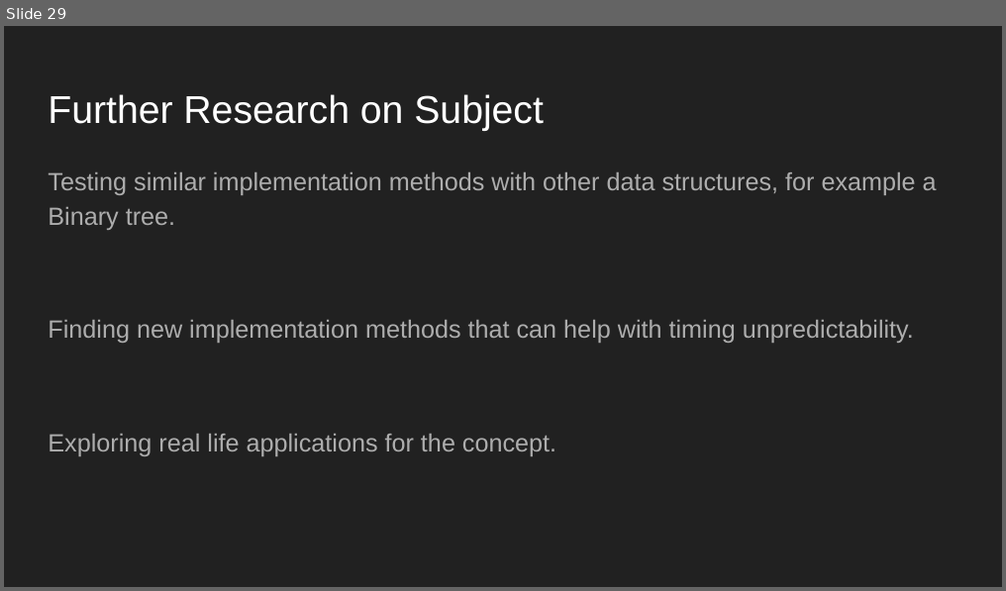
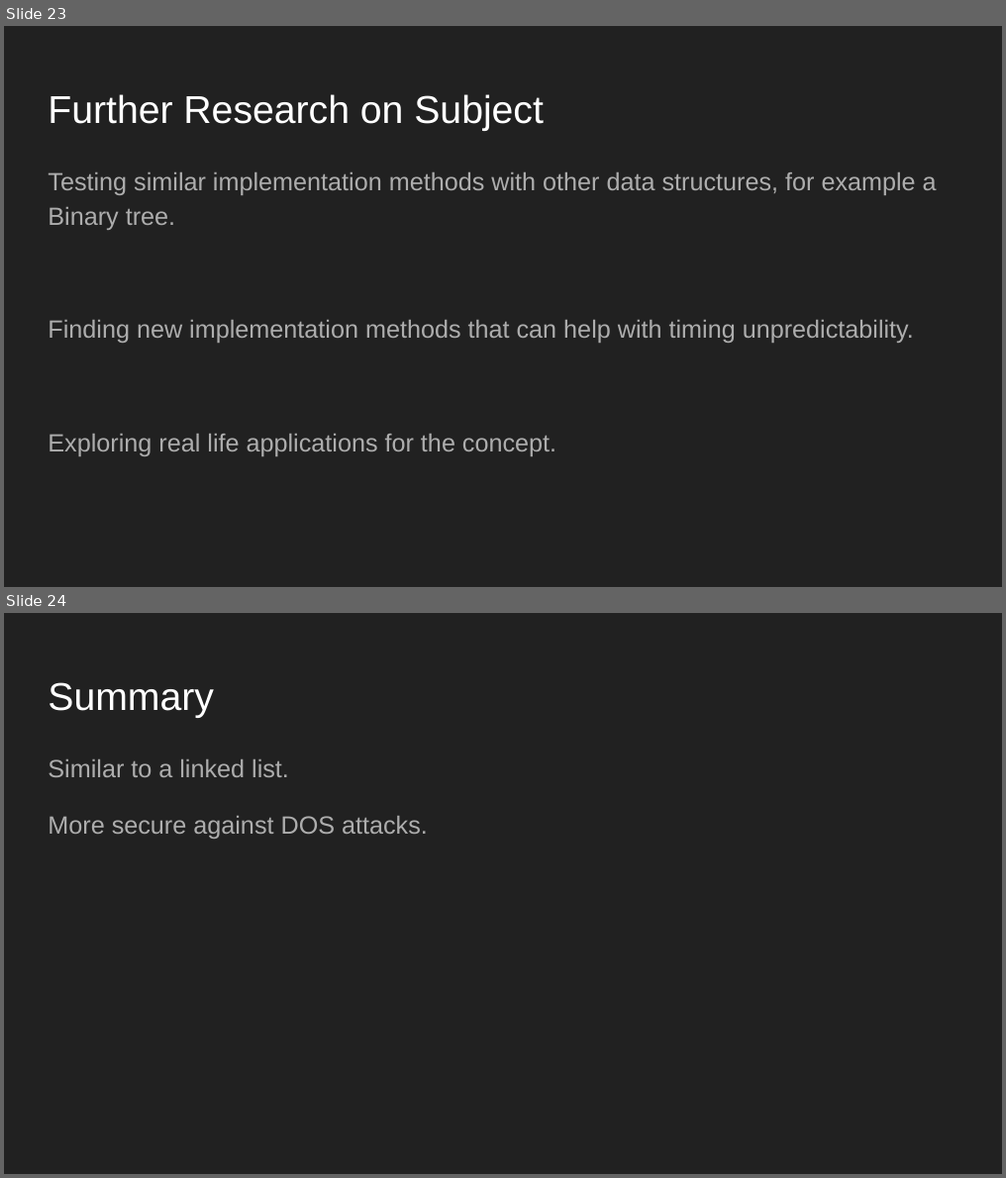
Before and after one commit to JSoddy/432-team10-project, a slide deck: Video/Final Video.pptx. Shown one above the other, each under a label of ours: slide 29 before the commit, slides 23 and 24 after it. The pictures are 1006x591 and 1006x1178 pixels, drawn with LibreOffice and Linux fonts; fonts in the diff are those of the drawing. Boxes give left, top, right and bottom in pixels: in the first picture for what was removed or moved away, otherwise in the second. Text is boxed around its words. In the diff, an @@ line names an element or a change of style, - is before the commit and + after.

```diff
--- a/Video/Final Video.pptx
+++ b/Video/Final Video.pptx
@@ slide 24 added at (4, 613, 1002, 1174), background #212121 @@
@@ title added at (48, 682, 213, 718), 28 pt, text #FFFFFF @@
+Summary
@@ text added at (48, 760, 428, 839), 18 pt, text #ADADAD @@
+Similar to a linked list.
+More secure against DOS attacks.
@@ what was slide 29 is now slide 23 @@
```
Also in this commit, not shown: 1 slide changed, 2 other slides added, 8 slides removed, 3 other files.
